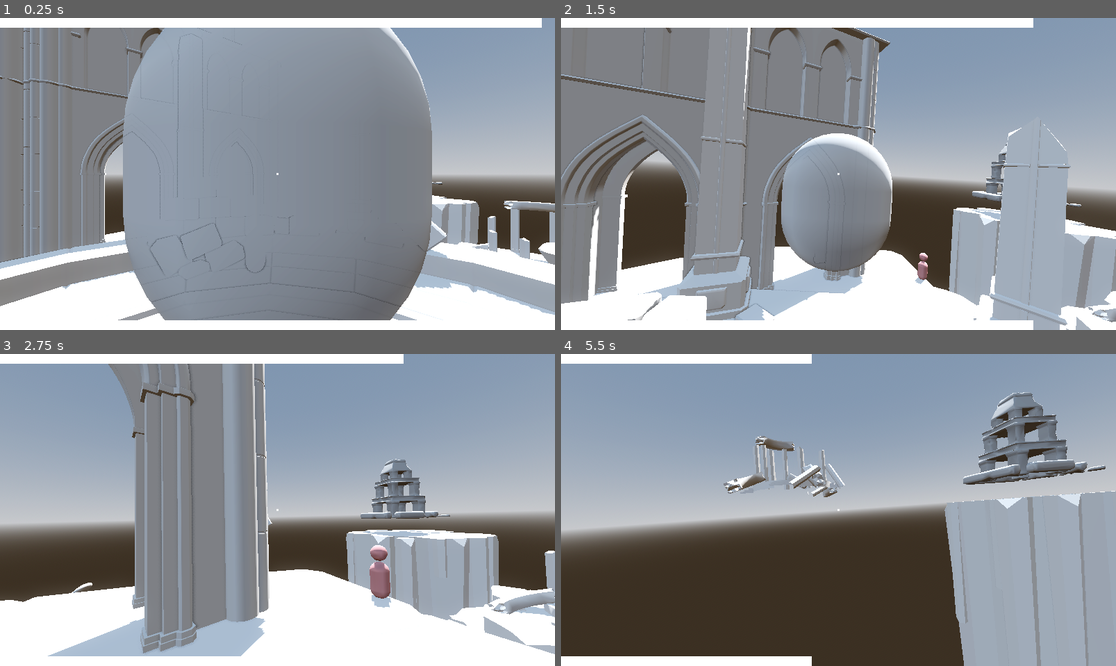
Above: before the commit, frames 1-4 (two rows, left to right).
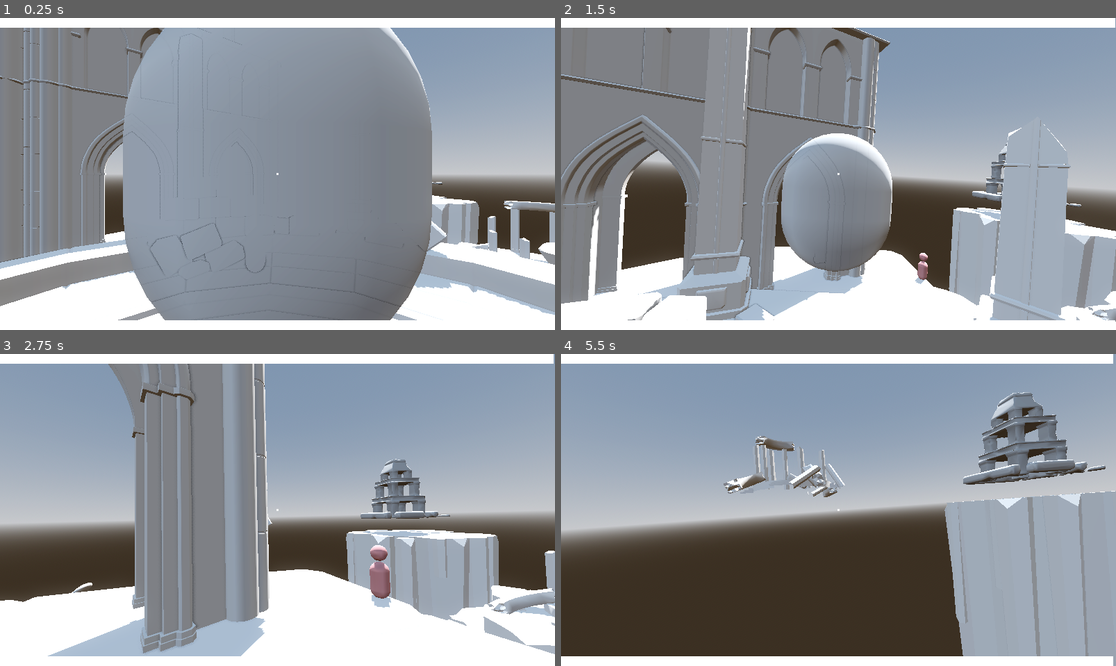
Above: after the commit, the same moments.

Repository: madmonki/GGJ2026
Game: Godot game, scene res://main.tscn
The game is run twice, just before and just after one commit, with the same random seed, the same clock (stepped at 60 frames per second) and the same inputs.
Inputs (mouse positions are in pixels of both pictures, inside the frame that each line leads up to):
- Up to frame 1 (0.25 s): no input
- Up to frame 2 (1.5 s): move the mouse to (866, 174) at 0.52 s; press the mouse at (866, 174) at 0.53 s; hold W (move_forward) from 0.53 s (still down); tap Space (jump) at 0.77 s; move the mouse to (810, 174) at 1.27 s; release the mouse at (810, 174) at 1.28 s; tap Shift (sprint) at 1.35 s
- Up to frame 3 (2.75 s): keep holding W (move_forward); tap Space (jump) at 1.52 s; move the mouse to (288, 503) at 2.02 s; press the mouse at (288, 503) at 2.03 s
- Up to frame 4 (5.5 s): keep holding W (move_forward); move the mouse to (832, 516) at 2.77 s; release the mouse at (832, 516) at 2.78 s; tap Shift (sprint) at 2.85, 4.35 s; tap Space (jump) at 3.02, 3.77, 4.52 s; move the mouse to (877, 513) at 3.52 s; press the mouse at (877, 513) at 3.53 s; move the mouse to (794, 506) at 4.27 s; release the mouse at (794, 506) at 4.28 s; move the mouse to (844, 510) at 5.02 s; press the mouse at (844, 510) at 5.03 s

The runs differ from the first frame. In frame 1, less than 0.1% of the frame differs, in the area x 97-100%, y 0-4%; in frame 2, 0.7%; in frame 3, 0.8%; in frame 4, 3.4%, in the area x 45-100%, y 0-100%.

Commit message:
bluechar remove doomtime

Diff:
--- a/blue_char.tscn
+++ b/blue_char.tscn
@@ -7,4 +7,3 @@
 jump_velocity = 6.0
 is_stationary = true
 char_color = Color(0.6, 0.7, 0.9, 1)
-doom_duration = 10.0
